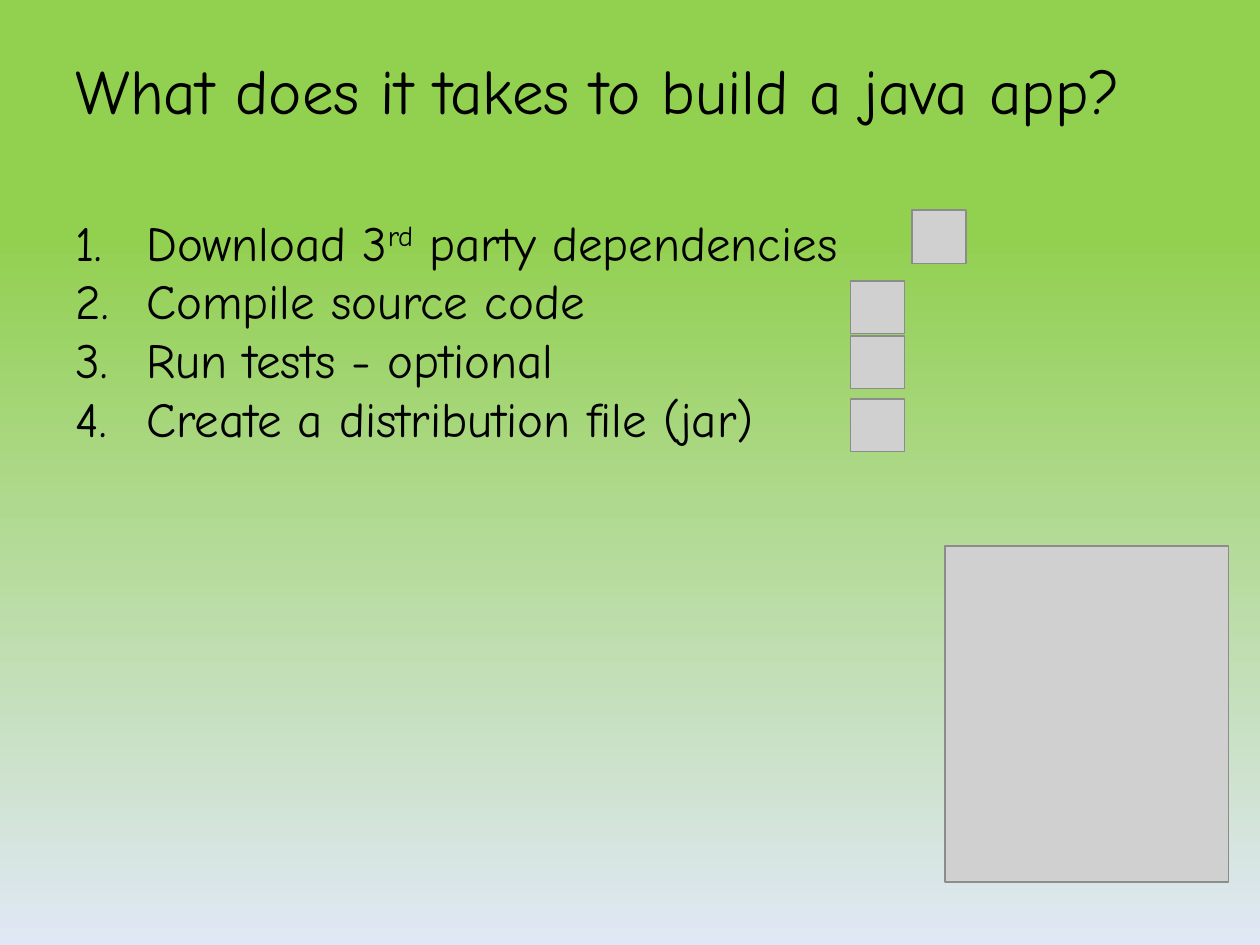
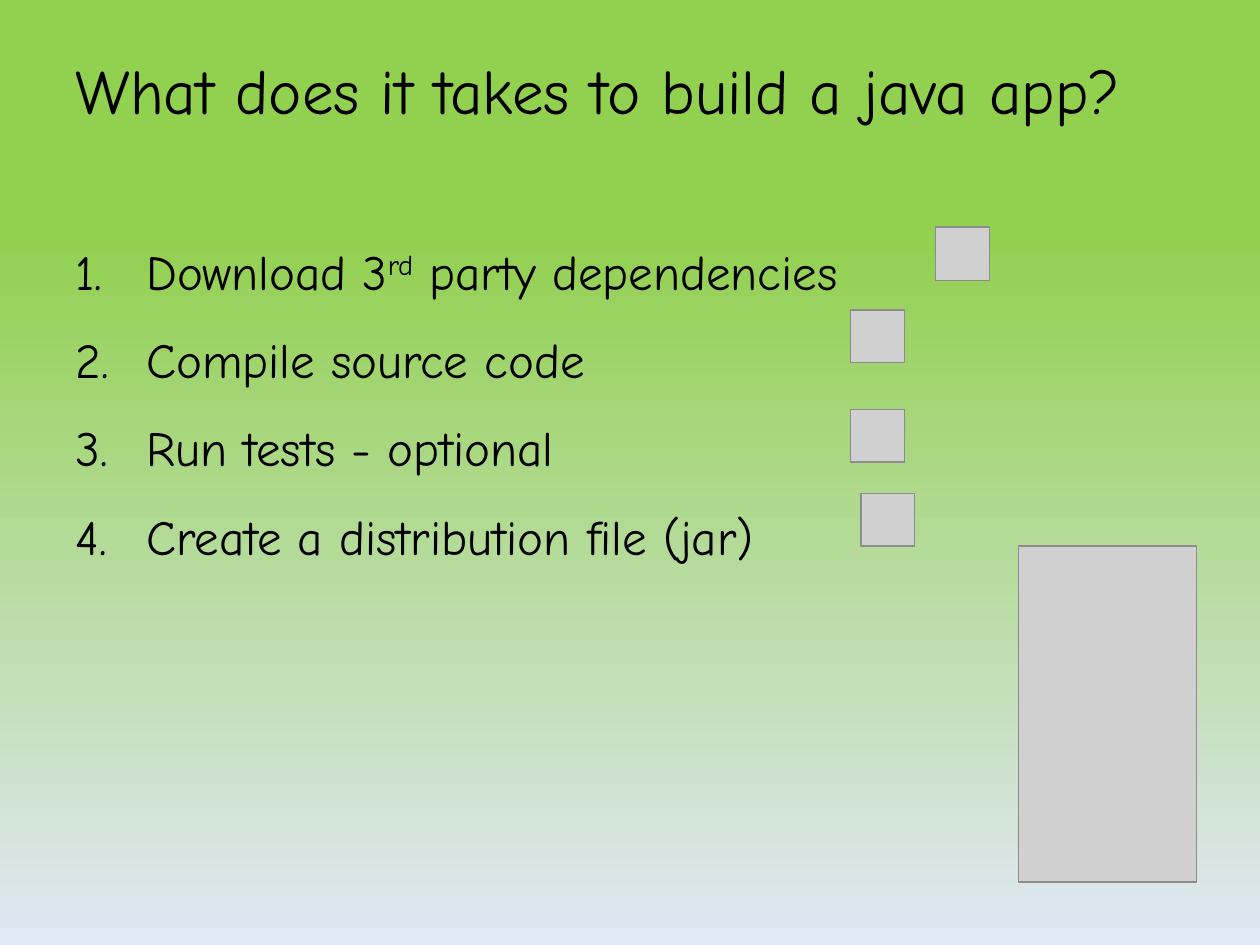
Before and after one commit to kob-aha/gradle-presentation, a slide deck: slide 8 of presentation/Introduction to Gradle.pptx. Drawn at 1260x945 pixels with LibreOffice and Linux fonts; fonts in the diff are those of the drawing; grey boxes stand for pictures. Boxes give left, top, right and bottom in pixels: in the first picture for what was removed or moved away, otherwise in the second. Text is boxed around its words. In the diff, an @@ line names an element or a change of style, - is before the commit and + after.

Commit message:
More styling changes in presentaion

```diff
--- a/presentation/Introduction to Gradle.pptx
+++ b/presentation/Introduction to Gradle.pptx
@@ text "Download 3rd party dependencies" at [146,256,837,564]: line spacing 1 to 1.5 @@
@@ picture: place and size @@
-picture at [912,210,966,263]
+picture at [936,227,990,280]
@@ picture: place and size @@
-picture at [850,281,905,334]
+picture at [850,310,905,363]
@@ picture: place and size @@
-picture at [850,336,905,389]
+picture at [850,410,905,462]
@@ picture: place and size @@
-picture at [850,399,905,452]
+picture at [861,494,915,547]
@@ picture: place and size @@
-picture at [945,546,1228,882]
+picture at [1018,546,1197,882]
```
Also in this commit, not shown: 4 other slides changed.
